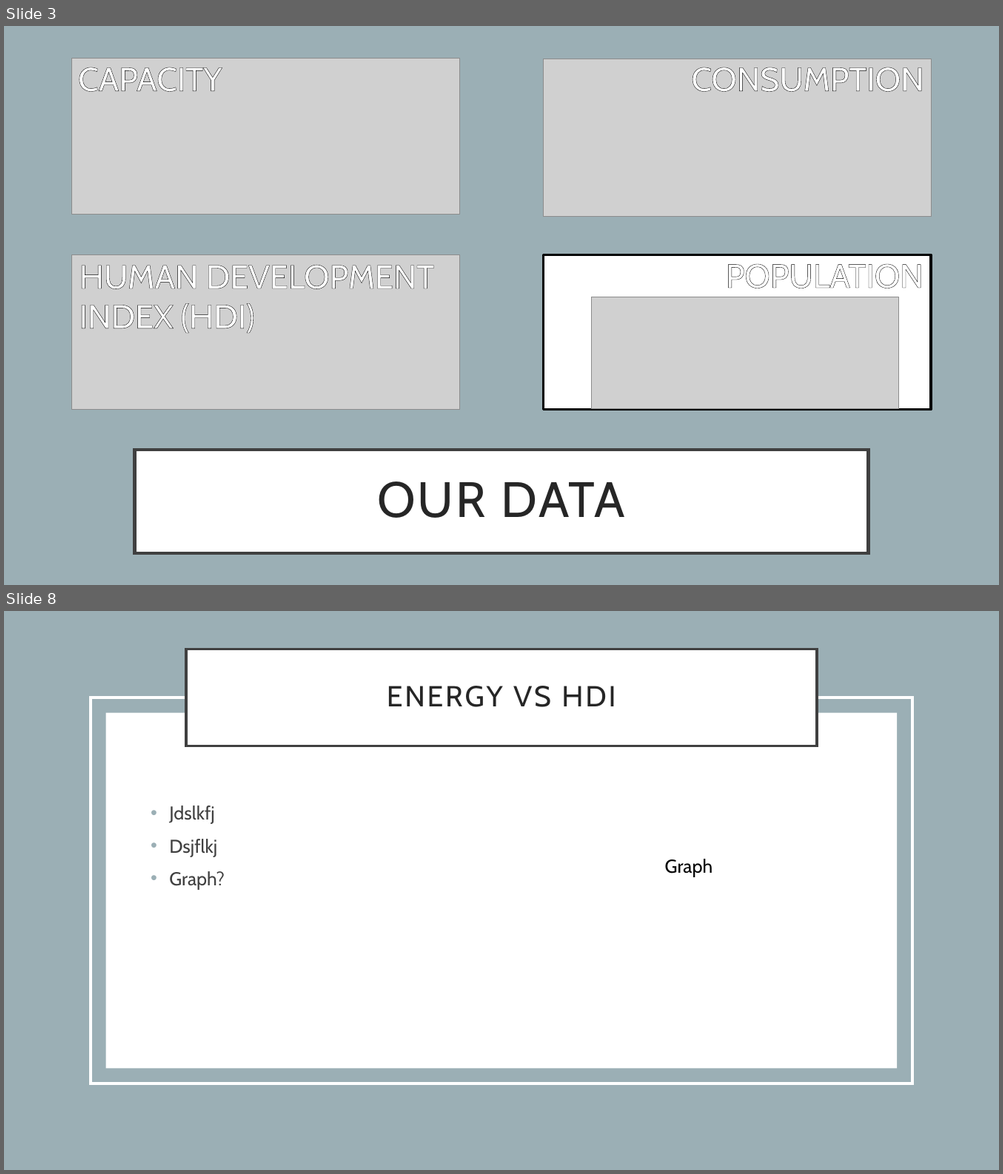
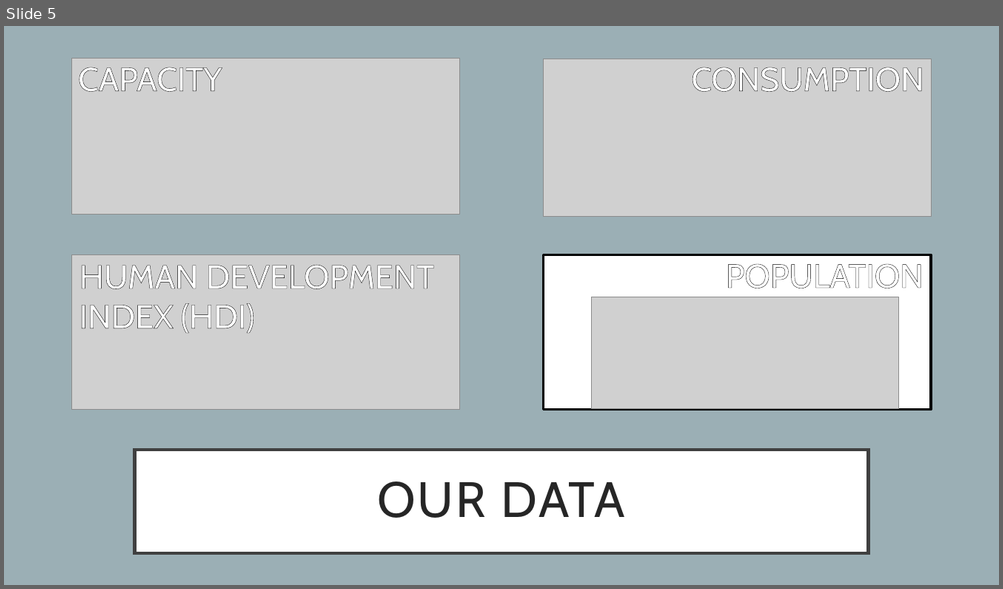
Before and after one commit to gabigham/dagger, a slide deck: Project 1.pptx. Shown one above the other, each under a label of ours: slides 3 and 8 before the commit, slide 5 after it; the slides between them are not shown. The pictures are 1003x1174 and 1003x589 pixels, drawn with LibreOffice and Linux fonts; fonts in the diff are those of the drawing; grey boxes stand for pictures. Boxes give left, top, right and bottom in pixels: in the first picture for what was removed or moved away, otherwise in the second. Text is boxed around its words. In the diff, an @@ line names an element or a change of style, - is before the commit and + after.

```diff
--- a/Project 1.pptx
+++ b/Project 1.pptx
@@ slide 8 removed at [4, 611, 999, 1170], background #FFFFFF @@
@@ rectangle removed at [4, 611, 999, 1170] @@
@@ title removed at [186, 649, 817, 746] @@
-ENERGY VS HDI
@@ rectangle removed at [91, 698, 912, 1084] @@
@@ rectangle removed at [106, 712, 897, 1068] @@
@@ text removed at [169, 806, 225, 890] @@
-• Jdslkfj
-• Dsjflkj
-• Graph?
@@ text removed at [665, 859, 712, 877] @@
-Graph
@@ what was slide 3 is now slide 5 @@
```
Also in this commit, not shown: 5 slides changed, 5 slides added, 1 other slide removed, 2 other files.
